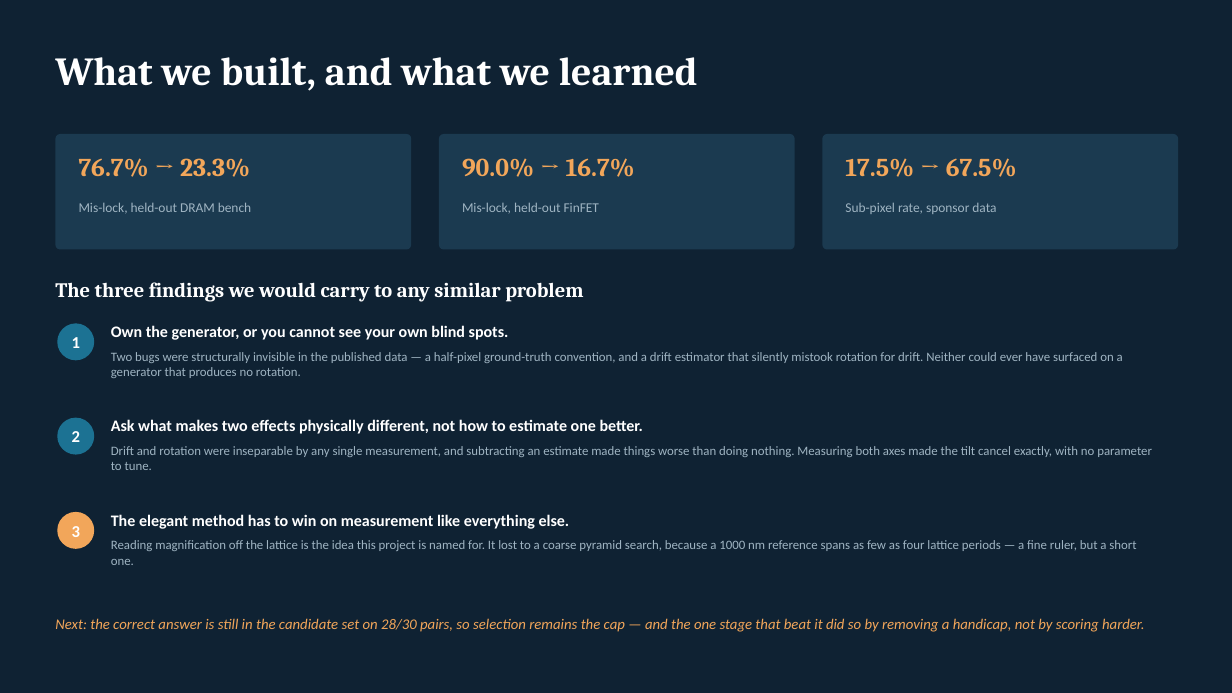
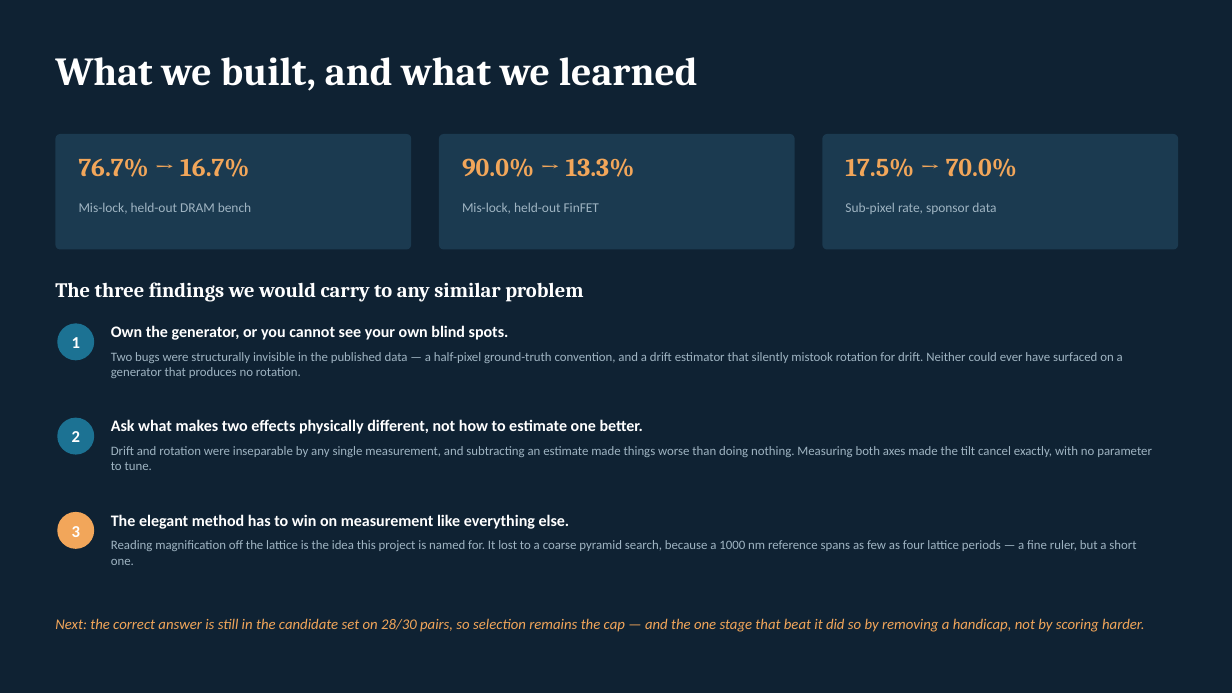
Before and after one commit to Cosmic-dorito/driftlock, a slide deck: slide 12 of solution_presentation.pptx. Drawn at 1232x693 pixels with LibreOffice and Linux fonts; fonts in the diff are those of the drawing. Boxes give left, top, right and bottom in pixels: in the first picture for what was removed or moved away, otherwise in the second. Text is boxed around its words. In the diff, an @@ line names an element or a change of style, - is before the commit and + after.

```diff
--- a/solution_presentation.pptx
+++ b/solution_presentation.pptx
@@ text at (x1=79, y1=158, x2=249, y2=177): text changed @@
-76.7% → 23.3%
+76.7% → 16.7%
@@ text at (x1=462, y1=158, x2=635, y2=177): text changed @@
-90.0% → 16.7%
+90.0% → 13.3%
@@ text at (x1=845, y1=158, x2=1017, y2=177): text changed @@
-17.5% → 67.5%
+17.5% → 70.0%
```
Also in this commit, not shown: 5 other slides changed, 29 other files.
